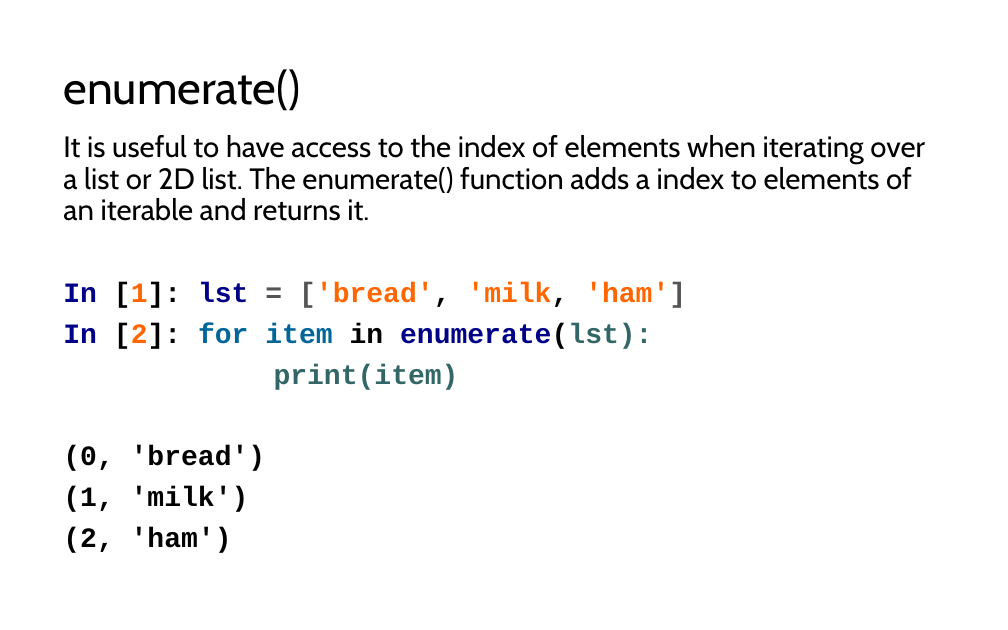
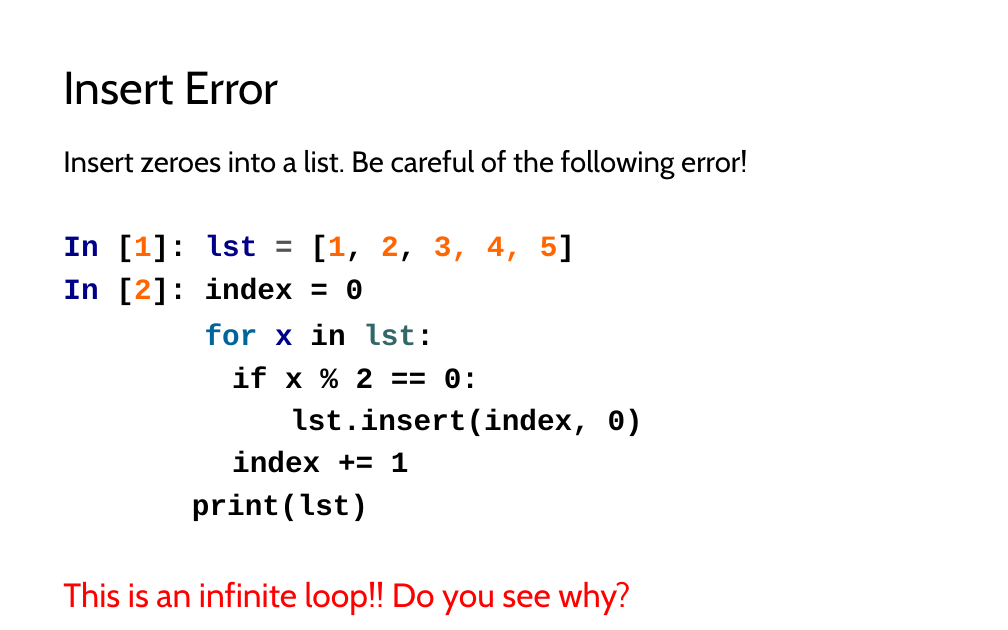
Before and after one commit to LongBaoNguyen/longbaonguyen.github.io, a slide deck: slide 17 of courses/apcsp/lect7.pptx (slide 14 before the commit). Drawn at 1008x630 pixels with LibreOffice and Linux fonts; fonts in the diff are those of the drawing. Boxes give left, top, right and bottom in pixels: in the first picture for what was removed or moved away, otherwise in the second. Text is boxed around its words. In the diff, an @@ line names an element or a change of style, - is before the commit and + after.

```diff
--- a/courses/apcsp/lect7.pptx
+++ b/courses/apcsp/lect7.pptx
@@ title at (63, 71, 278, 105): text changed @@
-enumerate()
+Insert Error
@@ text at (63, 150, 747, 615): text changed; font Cabin to Courier New; bold on @@
-It is useful to have access to the index of elements when iterating over a list or 2D list. The enumerate() function adds a index to elements of an iterable and returns it.
-In [1]: lst = ['bread', 'milk, 'ham']
-In [2]: for item in enumerate(lst):
-print(item)
-(0, 'bread')
-(1, 'milk')
-(2, 'ham')
+Insert zeroes into a list. Be careful of the following error!
+In [1]: lst = [1, 2, 3, 4, 5]
+In [2]: index = 0
+for x in lst:
+if x % 2 == 0:
+lst.insert(index, 0)
+index += 1
+print(lst)
+This is an infinite loop!! Do you see why?
```
Also in this commit, not shown: 15 other slides changed, 20 slides added, 14 slides removed, 14 other files.
